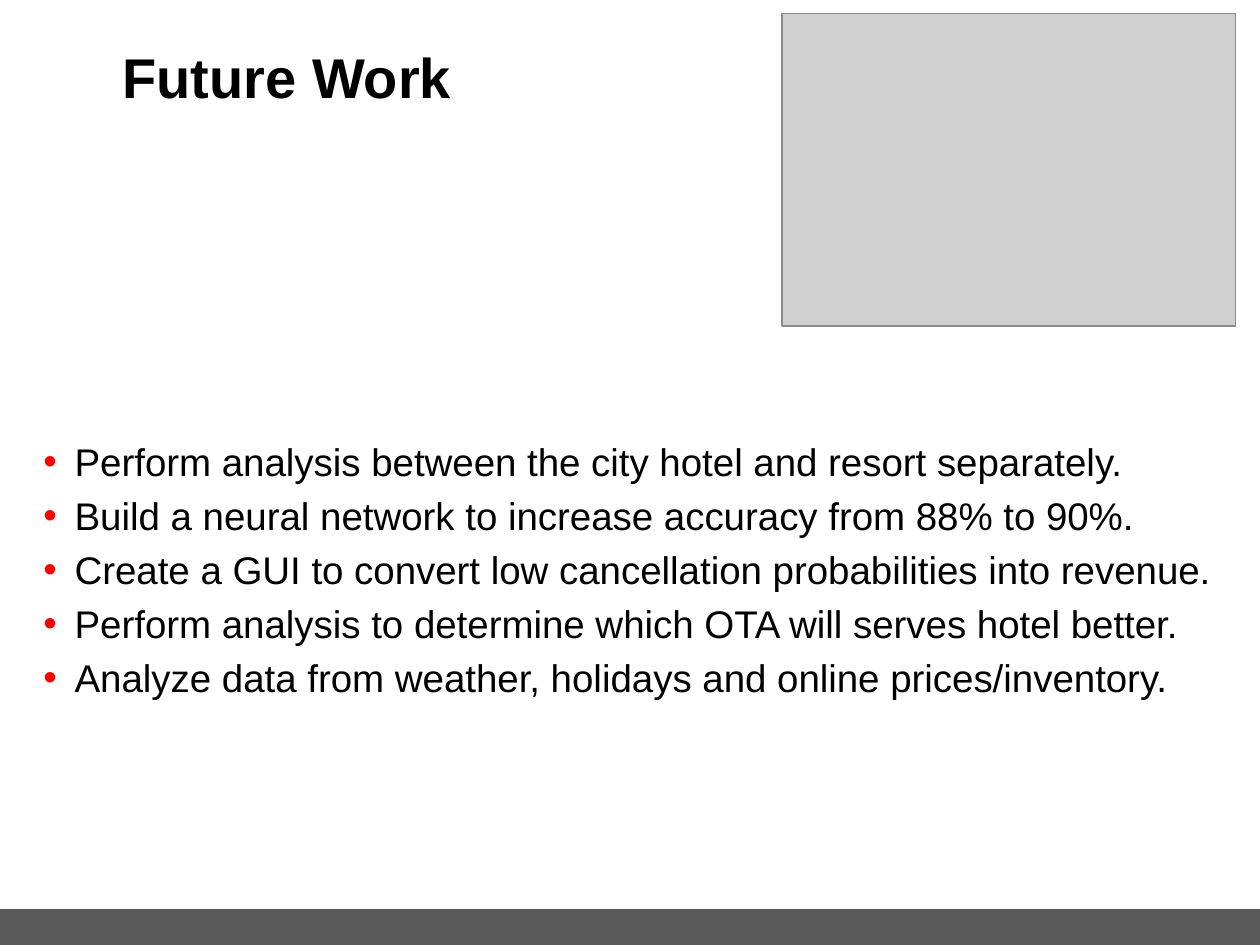
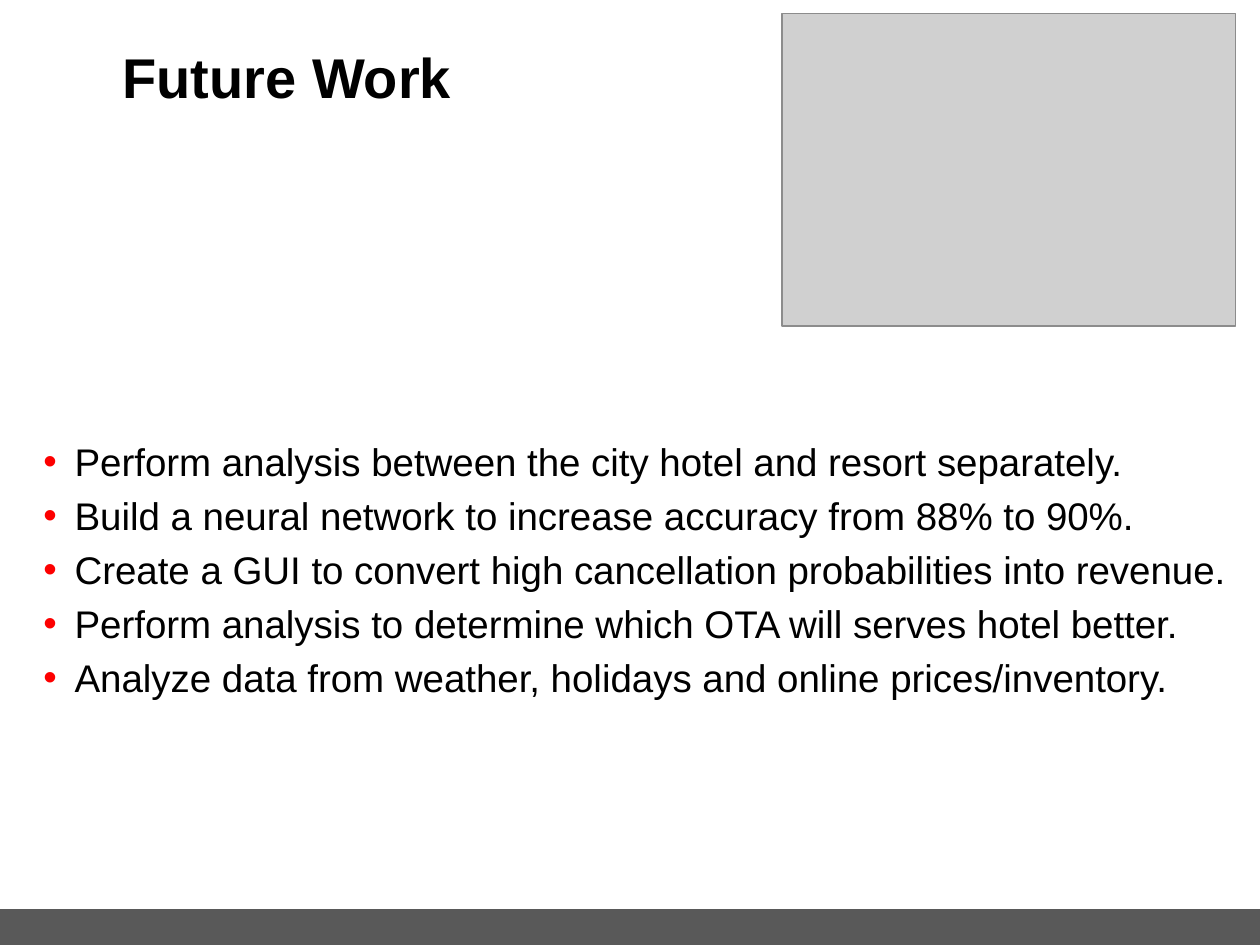
Before and after one commit to spettiett/dsc-capstone-project-v2-online-ds-pt-061019, a slide deck: slide 15 of Capstone_HotelBookingPredition(Final).pptx. Drawn at 1260x945 pixels with LibreOffice and Linux fonts; fonts in the diff are those of the drawing; grey boxes stand for pictures; background and template pictures are left out. Boxes give left, top, right and bottom in pixels: in the first picture for what was removed or moved away, otherwise in the second. Text is boxed around its words. In the diff, an @@ line names an element or a change of style, - is before the commit and + after.

```diff
--- a/Capstone_HotelBookingPredition(Final).pptx
+++ b/Capstone_HotelBookingPredition(Final).pptx
@@ text at <box>75,556,1225,592</box>: text changed @@
-• Create a GUI to convert low cancellation probabilities into revenue.
+• Create a GUI to convert high cancellation probabilities into revenue.
```
Also in this commit, not shown: 3 other slides changed, 1 other file.
